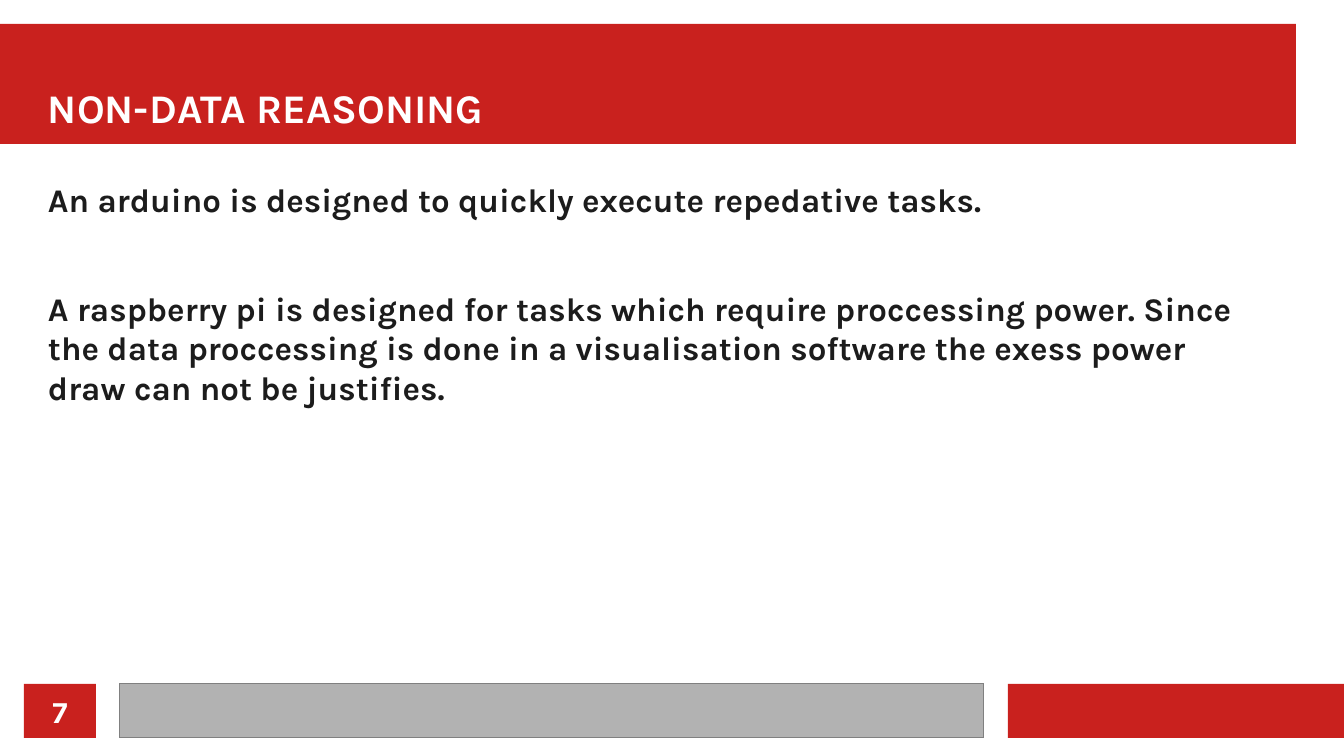
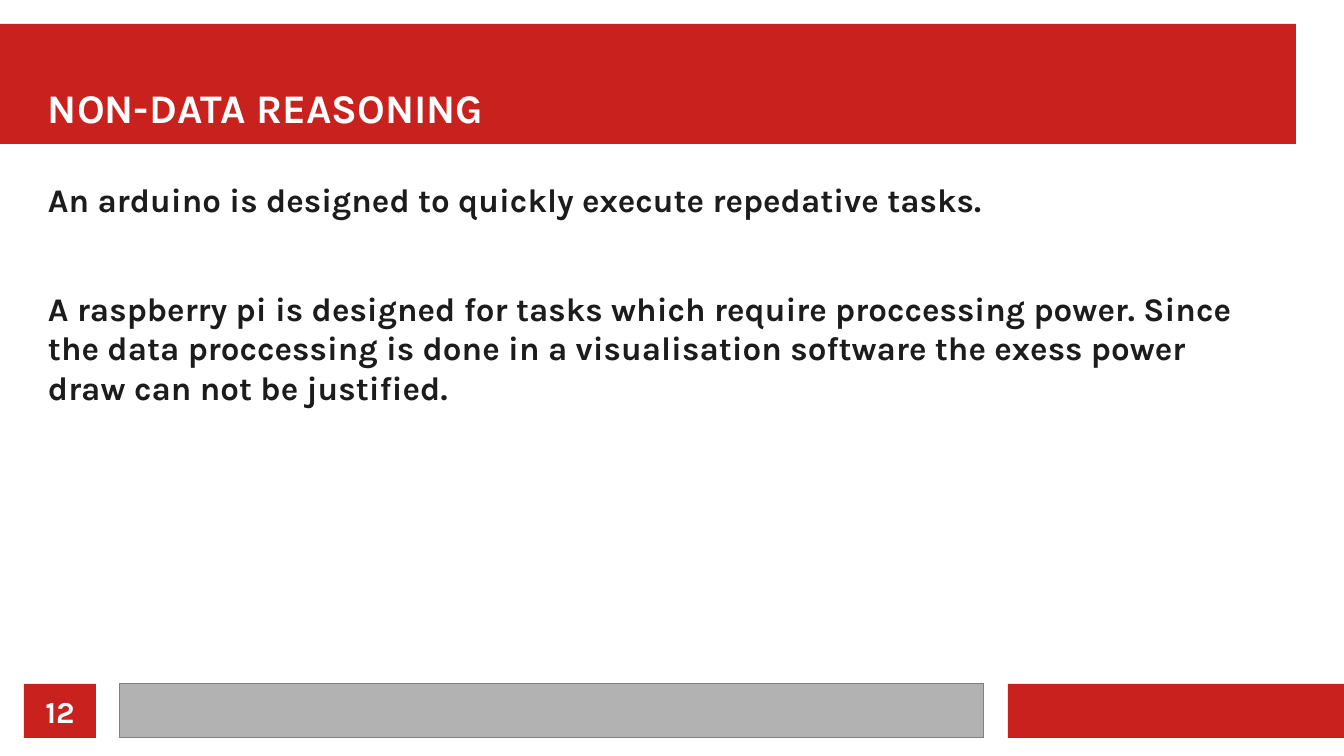
Before and after one commit to GabrielPresley/Methane, a slide deck: slide 12 of arduino/Untitled 1.odp (slide 7 before the commit). Drawn at 1344x756 pixels with LibreOffice and Linux fonts; fonts in the diff are those of the drawing. Boxes give left, top, right and bottom in pixels: in the first picture for what was removed or moved away, otherwise in the second. Text is boxed around its words. In the diff, an @@ line names an element or a change of style, - is before the commit and + after.

```diff
--- a/arduino/Untitled 1.odp
+++ b/arduino/Untitled 1.odp
@@ text at bbox=[48, 297, 1231, 408]: text changed @@
-A raspberry pi is designed for tasks which require proccessing power. Since the data proccessing is done in a visualisation software the exess power draw can not be justifies.
+A raspberry pi is designed for tasks which require proccessing power. Since the data proccessing is done in a visualisation software the exess power draw can not be justified.
@@ page number at bbox=[45, 703, 74, 723]: text changed @@
-7
+12
```
Also in this commit, not shown: 5 slides added, 1 other file.
